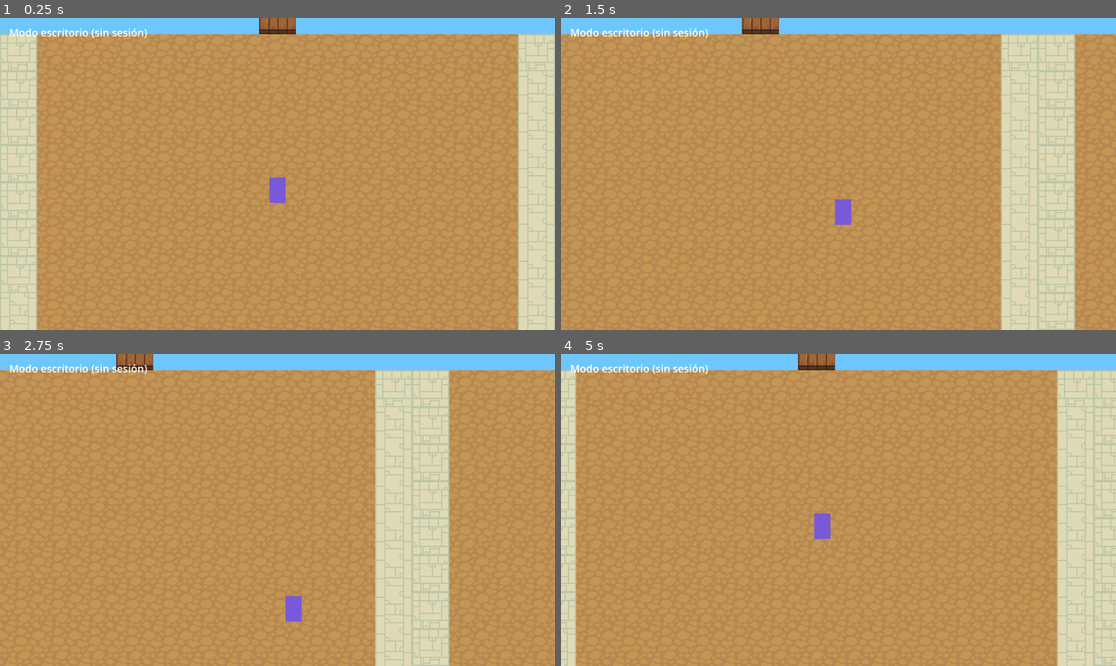
Above: before the commit, frames 1-4 (two rows, left to right).
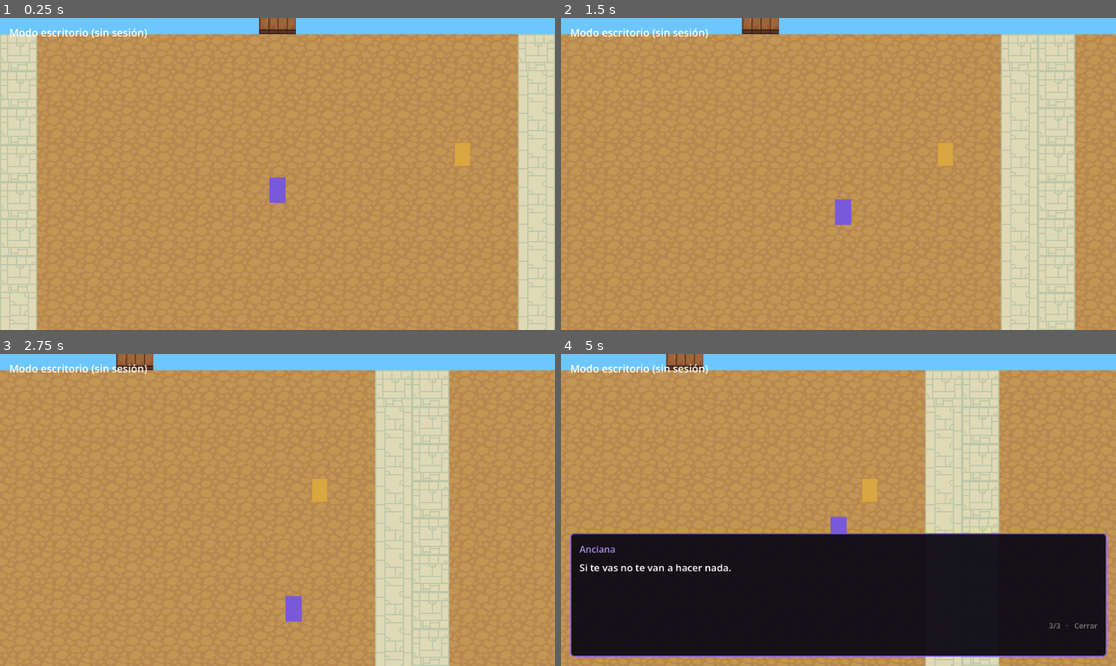
Above: after the commit, the same moments.

Repository: Grupo-Corazones-Cruzados/corazonescruzados
Game: Godot game, scene res://Main.tscn
Two runs of this game, one before a commit and one after it. Both use one fixed random seed, a clock stepped at 60 frames per second and the inputs below.
Inputs (mouse positions are in pixels of both pictures, inside the frame that each line leads up to):
- Up to frame 1 (0.25 s): no input
- Up to frame 2 (1.5 s): tap Enter at 0.5, 0.8, 1.35 s; move the mouse to (960, 158) at 0.52 s; hold Right (ui_right) 0.53-1.28 s; tap E at 0.6 s; click (960, 158) at 0.67 s; tap Space at 0.77, 1.07 s; move the mouse to (727, 189) at 1.27 s; hold Down (ui_down) from 1.28 s (still down); click (727, 189) at 1.42 s
- Up to frame 3 (2.75 s): tap Space at 1.52, 1.82, 2.3 s; tap Keypad Enter at 1.55, 2.1 s; move the mouse to (333, 441) at 2.02 s; release Down (ui_down) at 2.03 s; hold Right (ui_right) from 2.03 s (still down); click (333, 441) at 2.17 s
- Up to frame 4 (5 s): move the mouse to (810, 572) at 2.77 s; release Right (ui_right) at 2.78 s; hold Up (ui_up) 2.78-3.53 s; tap Space at 2.85, 3.02, 3.32, 3.77, 4.07, 4.52, 4.82 s; click (810, 572) at 2.92 s; tap E at 3.05, 3.5, 3.6, 4.25 s; move the mouse to (1005, 556) at 3.52 s; hold Left (ui_left) from 3.53 s (still down); click (1005, 556) at 3.67 s; tap Enter at 3.8, 4.35 s; tap Escape at 4.15 s; move the mouse to (672, 463) at 4.27 s; click (672, 463) at 4.42 s; tap Keypad Enter at 4.55 s

The runs differ from the first frame. In frame 1, less than 0.1% of the frame differs, in the area x 81-85%, y 40-48%; in frame 2, less than 0.1%; in frame 3, 0.1%; in frame 4, 56%, in the area x 0-100%, y 0-100%.

Commit message:
feat(juego): NPCs con aspecto LPC y dialogos en Godot
Los NPCs se componen con el mismo camino que el jugador, asi que se ven igual.
Sus capas se resuelven AL EXPORTAR el mapa: el script de Node importa
lib/game/lpc-catalog.ts directamente (Node 24 lee TypeScript), asi que no hay
tabla de estilos duplicada en GDScript ni una peticion por NPC al arrancar.

Dialogo (Dialogo.gd): panel con efecto de escritura donde la primera pulsacion
COMPLETA la linea en vez de saltarla — quien lee rapido ya no se salta texto sin
querer. Avanza con E/Enter/Espacio, se cierra con Esc, y responde al TOQUE, que
en movil es la unica forma de continuar. El mundo se congela mientras se habla:
si no, la tecla de avanzar tambien caminaba.

La proximidad se mide contra la posicion REAL del NPC. En el juego anterior se
usaba su casilla de origen, asi que un NPC que caminaba seguia siendo hablable
desde donde habia estado y no desde donde se veia.

El alcance se subio de 90 a 120 px tras probarlo: con un tile justo, dos
personajes visualmente pegados pero en diagonal ya quedaban fuera y el aviso no
salia aunque el jugador estuviera encima.

Verificado en Chrome con sesion real: la Anciana se renderiza con sus 8 capas y
su dialogo abre mostrando "1/3 - Continuar".

Nota de proceso: ejecutar `next build` con el servidor de desarrollo levantado
sobrescribe .next y deja /_next/static/ en 404 — sin CSS ni JS, la pagina se
queda en blanco. Costo dos intentos diagnosticarlo.

Co-Authored-By: Claude Opus 4.8 (1M context) <noreply@anthropic.com>
Claude-Session: https://claude.ai/code/session_011eEhW1QiDJ27aR35hAsydA

Diff:
--- /dev/null
+++ b/godot/Dialogo.gd
@@ -0,0 +1,166 @@
+class_name Dialogo
+extends CanvasLayer
+
+## Panel de diálogo.
+##
+## Reproduce lo que hacía el juego anterior —una lista de líneas que se avanza
+## con una tecla— pero con dos mejoras que se notan al jugar:
+##
+##  * **Efecto de escritura.** La primera pulsación completa la línea en vez de
+##    saltarla, así quien lee rápido no pierde texto por accidente.
+##  * **Funciona con toque.** Tocar la pantalla avanza igual que la tecla, que
+##    en móvil es la única forma de continuar.
+##
+## Sigue siendo lineal: sin ramas ni condiciones. Los diálogos con decisiones
+## son otro trabajo, y conviene hacerlo cuando existan las misiones que los
+## necesiten.
+
+signal terminado
+
+const VELOCIDAD_TEXTO := 45.0  ## caracteres por segundo
+
+var _lineas: Array = []
+var _indice := 0
+var _mostrado := 0.0
+var _activo := false
+
+var _panel: PanelContainer
+var _nombre: Label
+var _texto: RichTextLabel
+var _pista: Label
+
+
+func _ready() -> void:
+	layer = 10
+	_construir()
+	visible = false
+	# Recibe entrada aunque el árbol esté pausado, para poder pausar el mundo
+	# mientras se habla.
+	process_mode = Node.PROCESS_MODE_ALWAYS
+
+
+func _construir() -> void:
+	var raiz := MarginContainer.new()
+	raiz.set_anchors_preset(Control.PRESET_BOTTOM_WIDE)
+	raiz.add_theme_constant_override("margin_left", 16)
+	raiz.add_theme_constant_override("margin_right", 16)
+	raiz.add_theme_constant_override("margin_bottom", 16)
+	raiz.offset_top = -230.0
+	add_child(raiz)
+
+	_panel = PanelContainer.new()
+	var estilo := StyleBoxFlat.new()
+	estilo.bg_color = Color(0.05, 0.04, 0.08, 0.95)
+	estilo.border_color = Color(0.47, 0.35, 0.85)
+	estilo.set_border_width_all(2)
+	estilo.set_corner_radius_all(6)
+	estilo.set_content_margin_all(16)
+	_panel.add_theme_stylebox_override("panel", estilo)
+	raiz.add_child(_panel)
+
+	var caja := VBoxContainer.new()
+	caja.add_theme_constant_override("separation", 8)
+	_panel.add_child(caja)
+
+	_nombre = Label.new()
+	_nombre.add_theme_font_size_override("font_size", 16)
+	_nombre.add_theme_color_override("font_color", Color(0.68, 0.55, 0.95))
+	caja.add_child(_nombre)
+
+	_texto = RichTextLabel.new()
+	_texto.fit_content = true
+	_texto.scroll_active = false
+	_texto.custom_minimum_size = Vector2(0, 96)
+	_texto.add_theme_font_size_override("normal_font_size", 17)
+	caja.add_child(_texto)
+
+	_pista = Label.new()
+	_pista.add_theme_font_size_override("font_size", 13)
+	_pista.add_theme_color_override("font_color", Color(1, 1, 1, 0.45))
+	_pista.horizontal_alignment = HORIZONTAL_ALIGNMENT_RIGHT
+	caja.add_child(_pista)
+
+
+## Abre el panel con las líneas indicadas. No hace nada si no hay ninguna.
+func iniciar(quien: String, lineas: Array) -> void:
+	if lineas.is_empty():
+		return
+	_lineas = lineas
+	_indice = 0
+	_activo = true
+	_nombre.text = quien
+	visible = true
+	_mostrar_linea()
+
+
+func activo() -> bool:
+	return _activo
+
+
+func _mostrar_linea() -> void:
+	_texto.text = str(_lineas[_indice])
+	_texto.visible_characters = 0
+	_mostrado = 0.0
+	_actualizar_pista()
+
+
+func _actualizar_pista() -> void:
+	var ultima := _indice >= _lineas.size() - 1
+	_pista.text = (
+		"%d/%d   ·   %s" % [_indice + 1, _lineas.size(), "Cerrar" if ultima else "Continuar"]
+	)
+
+
+func _process(delta: float) -> void:
+	if not _activo:
+		return
+	var total := _texto.get_total_character_count()
+	if _texto.visible_characters < total:
+		_mostrado += delta * VELOCIDAD_TEXTO
+		_texto.visible_characters = mini(int(_mostrado), total)
+
+
+func _unhandled_input(evento: InputEvent) -> void:
+	if not _activo:
+		return
+
+	var avanzar := false
+	if evento is InputEventKey and evento.pressed and not evento.echo:
+		var k := (evento as InputEventKey).keycode
+		if k == KEY_E or k == KEY_ENTER or k == KEY_SPACE or k == KEY_KP_ENTER:
+			avanzar = true
+		elif k == KEY_ESCAPE:
+			_cerrar()
+			get_viewport().set_input_as_handled()
+			return
+	elif evento is InputEventScreenTouch and (evento as InputEventScreenTouch).pressed:
+		avanzar = true
+	elif evento is InputEventMouseButton:
+		var mb := evento as InputEventMouseButton
+		if mb.pressed and mb.button_index == MOUSE_BUTTON_LEFT:
+			avanzar = true
+
+	if not avanzar:
+		return
+	get_viewport().set_input_as_handled()
+
+	# Si la línea aún se está escribiendo, la primera pulsación la completa.
+	# Sin esto, quien lee rápido se salta texto sin querer.
+	var total := _texto.get_total_character_count()
+	if _texto.visible_characters < total:
+		_texto.visible_characters = total
+		_mostrado = float(total)
+		return
+
+	_indice += 1
+	if _indice >= _lineas.size():
+		_cerrar()
+	else:
+		_mostrar_linea()
+
+
+func _cerrar() -> void:
+	_activo = false
+	visible = false
+	_lineas = []
+	terminado.emit()
--- a/godot/Main.gd
+++ b/godot/Main.gd
@@ -15,11 +15,23 @@
 
 @onready var hud: Label = $UI/Hud
 
+## Distancia, en píxeles de mundo, a la que se puede hablar con un NPC.
+##
+## Poco menos de dos tiles (el tile se ve a 64 px). Con un tile justo parecía
+## roto: dos personajes visualmente pegados pero en diagonal ya superaban el
+## límite, y el aviso de hablar no salía aunque el jugador estuviera encima.
+const ALCANCE_DIALOGO := 120.0
+
 var _mundo: Node2D
 var _jugador: Personaje
 var _camara: Camera2D
 var _velocidad := 190.0
 
+var _dialogo: Dialogo
+var _npcs: Array[Personaje] = []
+var _pista: Label
+var _npc_cerca: Personaje = null
+
 
 func _ready() -> void:
 	var escena: PackedScene = load(MUNDO)
@@ -30,10 +42,73 @@
 	_mundo = escena.instantiate()
 	add_child(_mundo)
 
+	_dialogo = Dialogo.new()
+	add_child(_dialogo)
+
+	_crear_pista()
+
 	# La sesión se consulta ANTES de esperar al personaje: así el HUD muestra
 	# fichas y etapas mientras las capas todavía se descargan.
 	_consultar_sesion()
 	await _crear_jugador()
+	# Los NPCs se componen después del jugador: si se hiciera a la vez, las
+	# descargas competirían y el jugador (que es lo primero que se mira)
+	# tardaría más en aparecer.
+	await _crear_npcs()
+
+
+## Aviso flotante de "pulsa para hablar". Va en la interfaz y no en el mundo
+## para que no se escale con la cámara ni lo tapen los tiles.
+func _crear_pista() -> void:
+	_pista = Label.new()
+	_pista.add_theme_font_size_override("font_size", 15)
+	_pista.add_theme_color_override("font_color", Color(1, 1, 1, 0.9))
+	_pista.horizontal_alignment = HORIZONTAL_ALIGNMENT_CENTER
+	_pista.set_anchors_preset(Control.PRESET_CENTER_BOTTOM)
+	_pista.offset_top = -90.0
+	_pista.offset_left = -160.0
+	_pista.offset_right = 160.0
+	_pista.visible = false
+	($UI as CanvasLayer).add_child(_pista)
+
+
+## Instancia los NPCs que el importador dejó como marcadores con sus datos.
+func _crear_npcs() -> void:
+	var cont := _mundo.get_node_or_null("NPCs")
+	if cont == null:
+		return
+	for marca in cont.get_children():
+		if not marca is Marker2D:
+			continue
+		var npc := Personaje.new()
+		npc.name = marca.name
+		npc.position = marca.position
+		npc.z_index = 90  # bajo el jugador, sobre el mapa
+		add_child(npc)
+
+		npc.set_meta("dialogo", marca.get_meta("dialogo", []))
+		npc.set_meta("titulo", marca.name)
+		_npcs.append(npc)
+
+		var capas: Array = marca.get_meta("capas", [])
+		var ok := false
+		if not capas.is_empty():
+			ok = await npc.componer_desde(
+				capas,
+				str(marca.get_meta("complexion", "medio")),
+				float(marca.get_meta("escala", 1))
+			)
+		if ok:
+			npc.reproducir("idle", str(marca.get_meta("mirando", "s")))
+		else:
+			# Sin capas (configuración incompleta en el editor viejo) se dibuja
+			# un marcador: mejor un NPC feo que un NPC invisible con el que se
+			# puede hablar desde la nada.
+			var m := ColorRect.new()
+			m.color = Color(0.85, 0.65, 0.25)
+			m.size = Vector2(26, 40)
+			m.position = Vector2(-13, -36)
+			npc.add_child(m)
 
 
 func _crear_jugador() -> void:
@@ -97,6 +172,17 @@
 func _physics_process(_delta: float) -> void:
 	if _jugador == null:
 		return
+
+	# Mientras se habla, el personaje se queda quieto. Si no, se camina sin
+	# querer al pulsar la tecla de avanzar el diálogo.
+	if _dialogo != null and _dialogo.activo():
+		_jugador.velocity = Vector2.ZERO
+		_jugador.reproducir("idle", _jugador.mirando())
+		_pista.visible = false
+		return
+
+	_actualizar_npc_cercano()
+
 	var dir := Vector2(Input.get_axis("ui_left", "ui_right"), Input.get_axis("ui_up", "ui_down"))
 	# Normalizar para que la diagonal no sea más rápida que recto.
 	_jugador.velocity = dir.normalized() * _velocidad
@@ -115,6 +201,60 @@
 		_jugador.reproducir("walk", mirando)
 
 
+## Busca el NPC hablable más cercano y muestra el aviso.
+##
+## Se compara contra la posición REAL del NPC, no contra su casilla de origen.
+## En el juego anterior se usaba la casilla, así que un NPC que caminaba seguía
+## siendo hablable desde donde había estado y no desde donde se veía.
+func _actualizar_npc_cercano() -> void:
+	var mejor: Personaje = null
+	var mejor_dist := ALCANCE_DIALOGO
+	for npc in _npcs:
+		var d := _jugador.position.distance_to(npc.position)
+		if d <= mejor_dist:
+			mejor_dist = d
+			mejor = npc
+
+	_npc_cerca = mejor
+	if _pista != null:
+		_pista.visible = mejor != null
+		if mejor != null:
+			_pista.text = "Pulsa E para hablar con %s" % str(mejor.get_meta("titulo", "…"))
+
+
+func _unhandled_input(evento: InputEvent) -> void:
+	if _dialogo == null or _dialogo.activo() or _npc_cerca == null:
+		return
+
+	var hablar := false
+	if evento is InputEventKey and evento.pressed and not evento.echo:
+		var k := (evento as InputEventKey).keycode
+		hablar = k == KEY_E or k == KEY_ENTER or k == KEY_KP_ENTER
+	elif evento is InputEventScreenTouch and (evento as InputEventScreenTouch).pressed:
+		# En móvil no hay tecla: tocar cerca del NPC inicia la conversación.
+		hablar = true
+
+	if not hablar:
+		return
+
+	var lineas: Array = _npc_cerca.get_meta("dialogo", [])
+	if lineas.is_empty():
+		return
+
+	# El NPC mira al jugador antes de hablar: pequeño detalle que hace que la
+	# conversación no parezca dirigida a la pared.
+	_npc_cerca.reproducir("idle", _direccion_hacia(_npc_cerca.position, _jugador.position))
+	_dialogo.iniciar(str(_npc_cerca.get_meta("titulo", "")), lineas)
+	get_viewport().set_input_as_handled()
+
+
+func _direccion_hacia(desde: Vector2, hasta: Vector2) -> String:
+	var d := hasta - desde
+	if absf(d.x) > absf(d.y):
+		return "e" if d.x > 0.0 else "w"
+	return "s" if d.y > 0.0 else "n"
+
+
 func _consultar_sesion() -> void:
 	var http := HTTPRequest.new()
 	add_child(http)
--- a/godot/Personaje.gd
+++ b/godot/Personaje.gd
@@ -83,7 +83,20 @@
 	if typeof(desc) != TYPE_DICTIONARY or not desc.has("layers"):
 		return false
 
-	var rutas: Array = desc["layers"]
+	return await componer_desde(desc["layers"], str(desc.get("bodyType", "medio")))
+
+
+## Compone el personaje a partir de una lista de rutas de imagen ya resuelta.
+##
+## Lo usan tanto el jugador (con las capas que devuelve el servidor) como los
+## NPCs (con las capas calculadas al exportar el mapa). Así hay un solo camino
+## de composición y los NPCs se ven exactamente igual que el jugador.
+func componer_desde(rutas: Array, complexion := "medio", escala_extra := 1.0) -> bool:
+	if _origen.is_empty() and OS.has_feature("web"):
+		var o: Variant = JavaScriptBridge.eval("window.location.origin", true)
+		if typeof(o) == TYPE_STRING:
+			_origen = str(o)
+
 	var imagenes: Array[Image] = []
 	for ruta in rutas:
 		var img: Image = await _descargar_imagen(_origen + str(ruta))
@@ -94,7 +107,7 @@
 		return false
 
 	_componer(imagenes)
-	_aplicar_complexion(str(desc.get("bodyType", "medio")))
+	_aplicar_complexion(complexion, escala_extra)
 	reproducir("idle", _mirando)
 	listo.emit()
 	return true
@@ -147,9 +160,11 @@
 	sprite.sprite_frames = frames
 
 
-func _aplicar_complexion(complexion: String) -> void:
+func _aplicar_complexion(complexion: String, escala_extra := 1.0) -> void:
 	var factor: float = ANCHO_POR_COMPLEXION.get(complexion, 1.0)
-	sprite.scale = Vector2(ESCALA * factor, ESCALA)
+	# `escala_extra` viene del editor anterior: permitía hacer un NPC más grande
+	# o más pequeño que el jugador (un niño, una figura imponente).
+	sprite.scale = Vector2(ESCALA * factor * escala_extra, ESCALA * escala_extra)
 
 
 ## Cambia la animación solo si de verdad cambió: llamar a play() cada frame
--- a/godot/import/maps/main.json
+++ b/godot/import/maps/main.json
@@ -8305,6 +8305,17 @@
         "clothingColor": "brown",
         "clothingStyle": "shortsleeve"
       },
+      "layers": [
+        "/character/body/female/black.png",
+        "/character/pants/female/gray.png",
+        "/character/shoes/slippers/female/black.png",
+        "/character/clothes/shortsleeve/female/brown.png",
+        "/character/head/female_elderly/black.png",
+        "/character/eyes/brown.png",
+        "/character/hair/ponytail/female/white.png",
+        "/character/glasses/nerd/brown.png"
+      ],
+      "scale": 0.8,
       "x": 34,
       "y": 35,
       "facing": "s",
--- a/godot/mundos/main.tscn
+++ b/godot/mundos/main.tscn
@@ -34,45 +34,23 @@
 sources/0 = SubResource("TileSetAtlasSource_njph2")
 sources/1000 = SubResource("TileSetAtlasSource_3b8ly")
 
-[node name="Mapa" type="Node2D" unique_id=58482070]
+[node name="Mapa" type="Node2D" unique_id=2132240538]
 
-[node name="Terreno 1" type="TileMapLayer" parent="." unique_id=1667235248]
+[node name="Terreno 1" type="TileMapLayer" parent="." unique_id=1475063790]
 scale = Vector2(2, 2)
 tile_map_data = PackedByteArray("AAAcACcAAAABAAMAAQAdACcAAAABAAMAAQAeACcAAAABAAMAAQAeACYAAAABAAMAAAAeACUAAAABAAMAAAAdAC …(16240 unchanged characters)…
 tile_set = SubResource("TileSet_2s4if")
 
-[node name="Spawn" type="Marker2D" parent="." unique_id=1544893443]
+[node name="Spawn" type="Marker2D" parent="." unique_id=2026724993]
 position = Vector2(1888, 2336)
 
-[node name="NPCs" type="Node2D" parent="." unique_id=1557161018]
+[node name="NPCs" type="Node2D" parent="." unique_id=1902440415]
 
-[node name="Anciana" type="Marker2D" parent="NPCs" unique_id=314667855]
+[node name="Anciana" type="Marker2D" parent="NPCs" unique_id=945753712]
 position = Vector2(2208, 2272)
 metadata/dialogo = ["Oiga usted no es de por aquí no...", "Váyase a su casa mi amor, porque ya te tienen visto.", "Si te vas no te van a hacer nada."]
 metadata/mirando = "s"
-metadata/config_lpc = {
-"beardStyle": "none",
-"behavior": {
-"mode": "route",
-"route": [],
-"wanderRadius": 3.0
-},
-"bodyType": "medio",
-"clothingColor": "brown",
-"clothingStyle": "shortsleeve",
-"eyeColor": "brown",
-"eyebrowStyle": "none",
-"faceShape": "elderly",
-"gender": "femenino",
-"glassesColor": "brown",
-"glassesStyle": "nerd",
-"hairColor": "white",
-"hairStyle": "ponytail",
-"height": "medio",
-"name": "NPC",
-"pantsColor": "gray",
-"scale": 0.8,
-"shoesColor": "black",
-"shoesStyle": "slippers",
-"skinId": "black"
-}
+metadata/capas = ["/character/body/female/black.png", "/character/pants/female/gray.png", "/character/shoes/slippers/female/black.png", "/character/clothes/shortsleeve/female/brown.png", "/character/head/female_elderly/black.png", "/character/eyes/brown.png", "/character/hair/ponytail/female/white.png", "/character/glasses/nerd/brown.png"]
+metadata/complexion = "medio"
+metadata/escala = 0.8
+metadata/animacion = "walk"
--- a/godot/tools/import_maps.gd
+++ b/godot/tools/import_maps.gd
@@ -205,7 +205,12 @@
 			)
 			m.set_meta("dialogo", n.get("dialogue", []))
 			m.set_meta("mirando", n.get("facing", "s"))
-			m.set_meta("config_lpc", n.get("config", {}))
+			# Capas ya resueltas al exportar. Evita que el motor tenga que
+			# conocer las tablas de estilos o pedirlas por red NPC a NPC.
+			m.set_meta("capas", n.get("layers", []))
+			m.set_meta("complexion", (n.get("config", {}) as Dictionary).get("bodyType", "medio"))
+			m.set_meta("escala", n.get("scale", 1))
+			m.set_meta("animacion", n.get("animation", "idle"))
 			cont.add_child(m)
 			m.owner = raiz
 
Not shown, added: godot/Dialogo.gd.uid
Not shown, changed: .gitignore
Not shown, changed: public/game/index.html
Not shown, changed: public/game/index.pck
Not shown, changed: scripts/export-maps-to-godot.mjs
